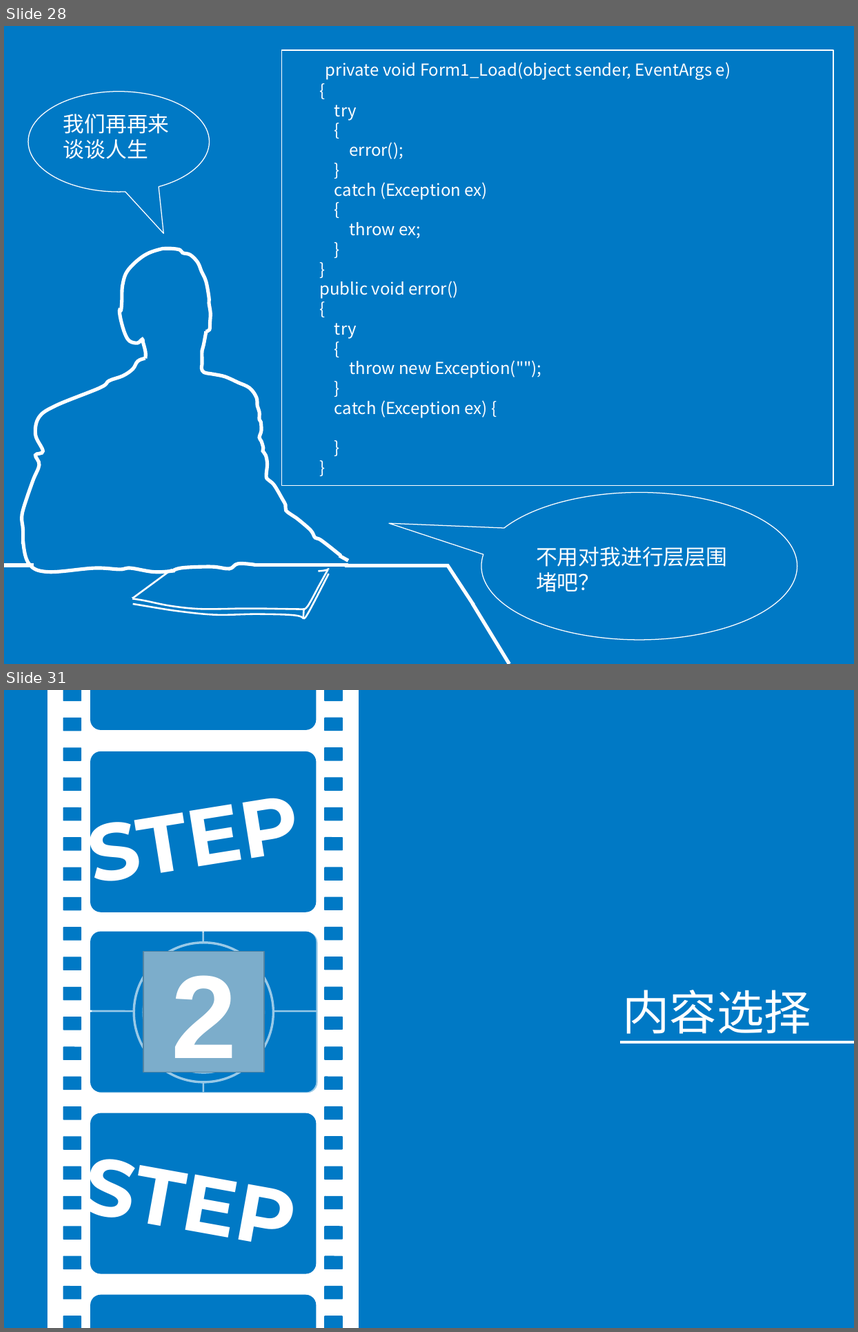
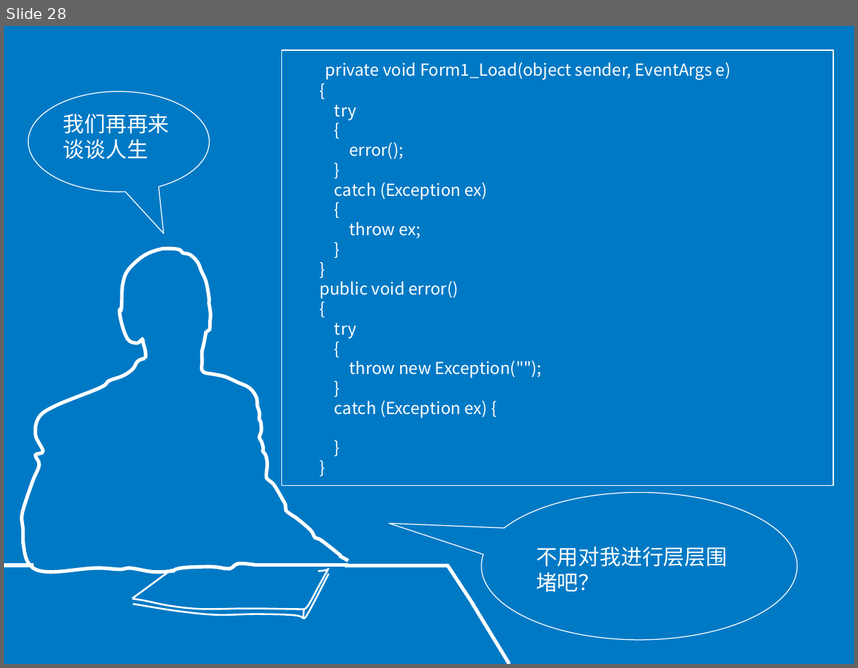
Before and after one commit to fuhaih/MyDiary, a slide deck: ppt/exception.ppt. Shown one above the other, each under a label of ours: slides 28 and 31 before the commit, slide 28 after it; the slides between them are not shown. The pictures are 858x1332 and 858x668 pixels, drawn with LibreOffice and Linux fonts; fonts in the diff are those of the drawing; grey boxes stand for pictures. Boxes give left, top, right and bottom in pixels: in the first picture for what was removed or moved away, otherwise in the second. Text is boxed around its words. In the diff, an @@ line names an element or a change of style, - is before the commit and + after.

```diff
--- a/ppt/exception.ppt
+++ b/ppt/exception.ppt
@@ slide 31 removed at (x1=4, y1=690, x2=854, y2=1328), background #0079C5 @@
@@ group removed at (x1=51, y1=690, x2=356, y2=1328): 49 rounded rectangles, 1 rectangle @@
@@ text removed at (x1=72, y1=755, x2=378, y2=905) @@
-STEP
@@ rounded rectangle removed at (x1=92, y1=932, x2=318, y2=1093) @@
@@ line removed from (203, 931) to (203, 1092) @@
@@ freeform shape removed at (x1=134, y1=943, x2=274, y2=1082) @@
@@ picture removed at (x1=143, y1=951, x2=264, y2=1072) @@
@@ text removed at (x1=171, y1=975, x2=237, y2=1079) @@
-2
@@ text removed at (x1=623, y1=989, x2=812, y2=1042) @@
-内容选择
@@ line removed from (91, 1010) to (324, 1012) @@
@@ freeform shape removed at (x1=619, y1=1042, x2=854, y2=1043) @@
@@ text removed at (x1=80, y1=1136, x2=289, y2=1256) @@
-STEP
```
Also in this commit, not shown: 1 slide added, 12 other slides removed.
